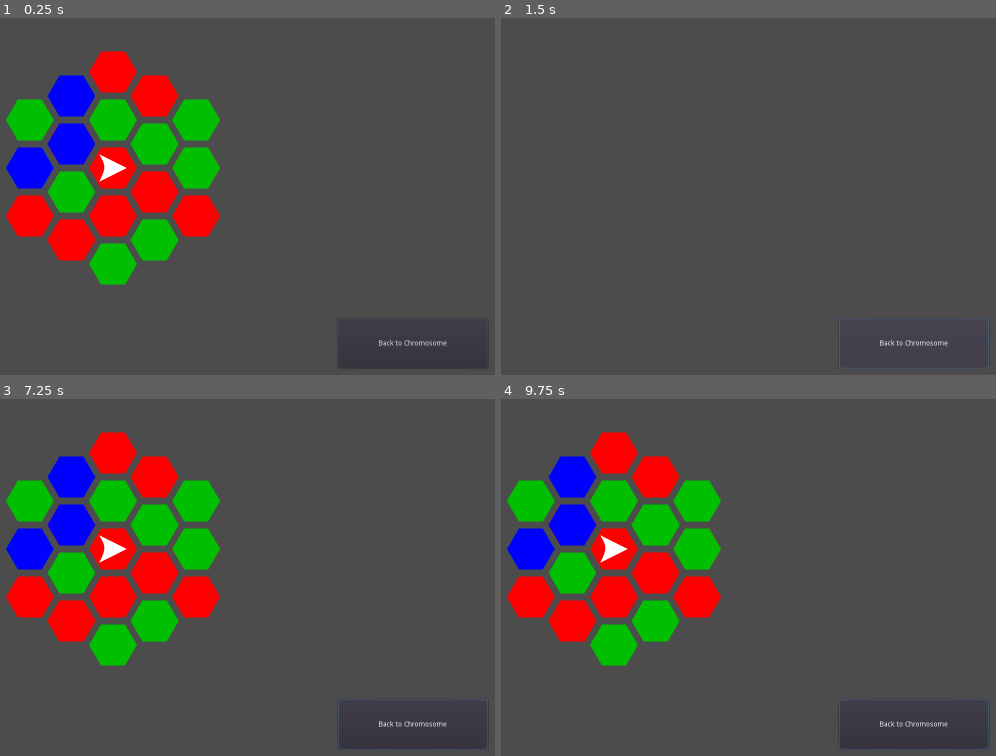
Above: before the commit, frames 1-4 (two rows, left to right).
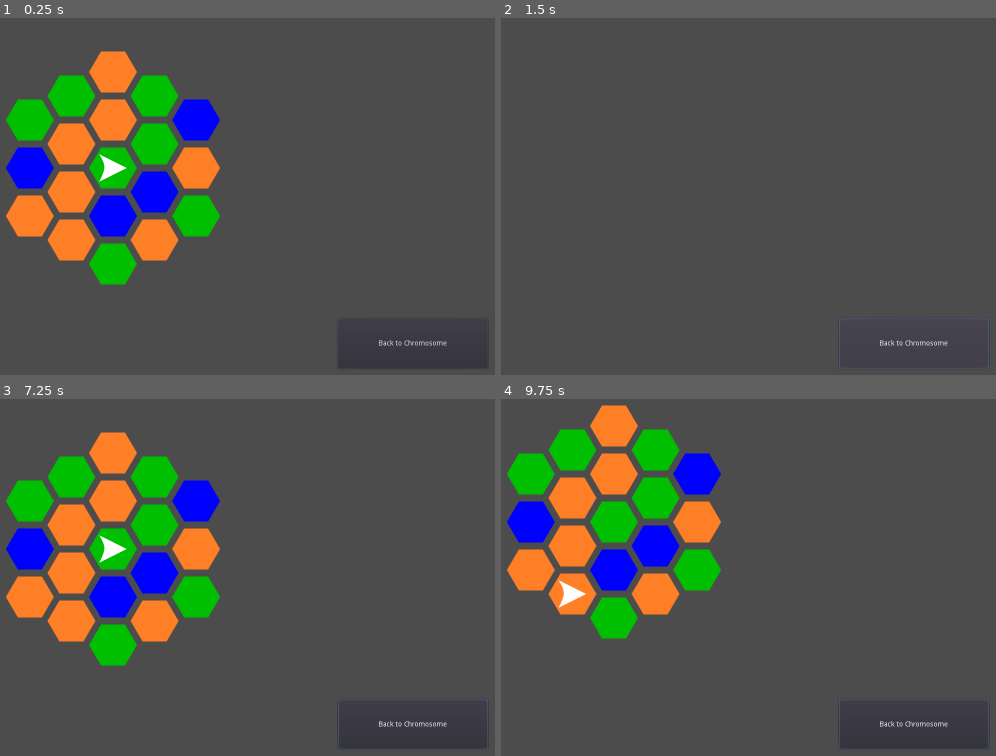
Above: after the commit, the same moments.

Repository: zachadel/GenomeEvolution
Game: Godot game, scene res://Scenes/WorldMap.tscn
Two runs of this game, one before a commit and one after it. Both use one fixed random seed, a clock stepped at 60 frames per second and the inputs below. This scene is started directly instead of the project's main scene.
Inputs (mouse positions are in pixels of both pictures, inside the frame that each line leads up to):
- Up to frame 1 (0.25 s): no input
- Up to frame 2 (1.5 s): tap Enter at 0.5 s; move the mouse to (788, 146) at 0.52 s; press the mouse at (788, 146) at 0.53 s; release the mouse at (788, 146) at 1.25 s; click "Back to Chromosome" at 1.25 s
- Up to frame 3 (7.25 s): tap Space at 2, 3.5, 5 s; move the mouse to (outside the picture) at 2.02 s; click (outside the picture) at 2.1 s; tap Enter at 2.75, 4.25 s; move the mouse to (193, 448) at 2.77 s; press the mouse at (193, 448) at 2.78 s; move the mouse to (74, 638) at 3.52 s; release the mouse at (74, 638) at 3.53 s; click (74, 638) at 3.6 s; move the mouse to (351, 616) at 4.27 s; press the mouse at (351, 616) at 4.28 s; move the mouse to (outside the picture) at 5.02 s; release the mouse at (outside the picture) at 5.03 s; click (outside the picture) at 5.1 s; move the mouse to (153, 548) at 5.77 s; press the mouse at (153, 548) at 5.78 s; move the mouse to (outside the picture) at 6.52 s; release the mouse at (outside the picture) at 6.53 s; click (outside the picture) at 6.6 s
- Up to frame 4 (9.75 s): move the mouse to (788, 527) at 7.27 s; press the mouse at (788, 527) at 7.28 s; move the mouse to (outside the picture) at 8.02 s; release the mouse at (outside the picture) at 8.03 s; click (outside the picture) at 8.1 s; move the mouse to (694, 448) at 8.77 s; press the mouse at (694, 448) at 8.78 s; move the mouse to (575, 638) at 9.52 s; release the mouse at (575, 638) at 9.53 s; click (575, 638) at 9.6 s

The runs differ from the first frame. In frame 1, 13% of the frame differs, in the area x 1-45%, y 9-69%; in frame 2, nothing differs; in frame 3, 13%; in frame 4, 21%, in the area x 1-45%, y 1-75%.

Commit message:
Basic player move on click. Collision not working 100% yet.

Diff:
--- a/Scenes/WorldTile.tscn
+++ b/Scenes/WorldTile.tscn
@@ -1,13 +1,36 @@
-[gd_scene load_steps=3 format=2]
+[gd_scene load_steps=4 format=2]
 
 [ext_resource path="res://Scripts/WorldTile.gd" type="Script" id=1]
 [ext_resource path="res://Assets/Images/world_tile.png" type="Texture" id=2]
+
+[sub_resource type="ConvexPolygonShape2D" id=1]
+
+custom_solver_bias = 0.0
+points = PoolVector2Array( -5, -10, 5, -10, 10, 0, 5, 10, -5, 10, -10, 0 )
 
 [node name="Node2D" type="Node2D"]
 
 script = ExtResource( 1 )
 _sections_unfolded = [ "Transform" ]
 
-[node name="Sprite" type="Sprite" parent="." index="0"]
+[node name="Area2D" type="Area2D" parent="." index="0"]
+
+input_pickable = true
+gravity_vec = Vector2( 0, 1 )
+gravity = 98.0
+linear_damp = 0.1
+angular_damp = 1.0
+audio_bus_override = false
+audio_bus_name = "Master"
+
+[node name="Sprite" type="Sprite" parent="Area2D" index="0"]
 
 texture = ExtResource( 2 )
+
+[node name="CollisionShape2D" type="CollisionShape2D" parent="Area2D" index="1"]
+
+position = Vector2( -0.00686884, 0.00900957 )
+scale = Vector2( 4.81075, 4.11264 )
+shape = SubResource( 1 )
+
+[connection signal="input_event" from="Area2D" to="." method="_on_Area2D_input_event"]
--- a/Scripts/WorldMap.gd
+++ b/Scripts/WorldMap.gd
@@ -18,7 +18,7 @@
 	timer.connect("timeout", self, "_on_Timer_timeout")
 
 	var temp_node = world_tile_scene.instance()
-	tile_sprite_size = temp_node.get_node("Sprite").get_texture().get_size()
+	tile_sprite_size = temp_node.get_node("Area2D").get_node("Sprite").get_texture().get_size()
 	temp_node.queue_free()
 
 	spawn_map()
@@ -31,13 +31,7 @@
 	player.position = tile_map[Vector2(0, 0)].position
 
 func _process(delta):
-	if has_moved:
-		set_new_grey()
 	pass
-
-func set_new_grey():
-
-	has_moved = false
 
 func spawn_map():
 	tile_map[Vector2(0, 0)] = world_tile_scene.instance()
@@ -54,12 +48,12 @@
 	var offsetX = unit_len * sqrt(3)
 	var offsetY = unit_len
 	var pos = Vector2(0, 0)
-	var indices = [Vector2(0, -1), Vector2(1, -1), Vector2(1, 1), Vector2(0, 1), Vector2(-1, 1), Vector2(-1, -1)]
 
 	for i in range(6):
-		if center.neighbors[i] == null:
-			tile_map[indices[i] + center.map_ndx] = world_tile_scene.instance()
-			center.neighbors[i] = tile_map[indices[i]]
+		if !tile_map.has(hex_vec_pos[i] * unit_len + center.map_ndx):
+			tile_map[hex_vec_pos[i] * unit_len + center.map_ndx] = world_tile_scene.instance()
+			tile_map[hex_vec_pos[i] * unit_len + center.map_ndx].init_data(hex_vec_pos[i] * unit_len + center.map_ndx)
+			center.neighbors[i] = tile_map[hex_vec_pos[i] * unit_len + center.map_ndx]
 			add_child(center.neighbors[i])
 			center.neighbors[i].position.x = center.position.x + hex_vec_pos[i].x * unit_len
 			center.neighbors[i].position.y = center.position.y + hex_vec_pos[i].y * unit_len
--- a/Scripts/WorldTile.gd
+++ b/Scripts/WorldTile.gd
@@ -1,13 +1,11 @@
 extends Node2D
 
-const hidden_color = Color(.3, .3, .3)
-var tile_type_colors = [Color(0, 0, 1), Color(0, 0.75, 0), Color(1, 0, 0)]
+var tile_type_colors = [Color(0, 0, 1), Color(0, 0.75, 0), Color(1, 0.5, 0.15)]
 var map_ndx = Vector2(0.0, 0.0)
 var neighbors = [null, null, null, null, null, null]
 
 func _ready():
-	#$Sprite.modulate = hidden_color
-	$Sprite.modulate = tile_type_colors[randi()%3]
+	$Area2D/Sprite.modulate = tile_type_colors[randi()%3]
 
 	position = Vector2(0, 0)
 
@@ -15,11 +13,7 @@
 	map_ndx.x = ndx.x
 	map_ndx.y = ndx.y
 
-func show():
-	$Sprite.modulate = tile_type_colors[randi()%3]
-
-
-#func _process(delta):
-#	# Called every frame. Delta is time since last frame.
-#	# Update game logic here.
-#	pass
+func _on_Area2D_input_event(viewport, event, shape_idx):
+	if event.is_action_pressed("mouse_left"):
+		get_tree().get_root().get_node("Control/Player").position = position
+		print(position)
--- a/project.godot
+++ b/project.godot
@@ -23,6 +23,11 @@
 window/size/width=1600
 window/size/height=900
 
+[input]
+
+mouse_left=[ Object(InputEventMouseButton,"resource_local_to_scene":false,"resource_name":"","device":0,"alt":false,"shift":false,"control":false,"meta":false,"command":false,"button_mask":0,"position":Vector2( 0, 0 ),"global_position":Vector2( 0, 0 ),"factor":1.0,"button_index":1,"pressed":false,"doubleclick":false,"script":null)
+ ]
+
 [rendering]
 
 environment/default_environment="res://default_env.tres"
